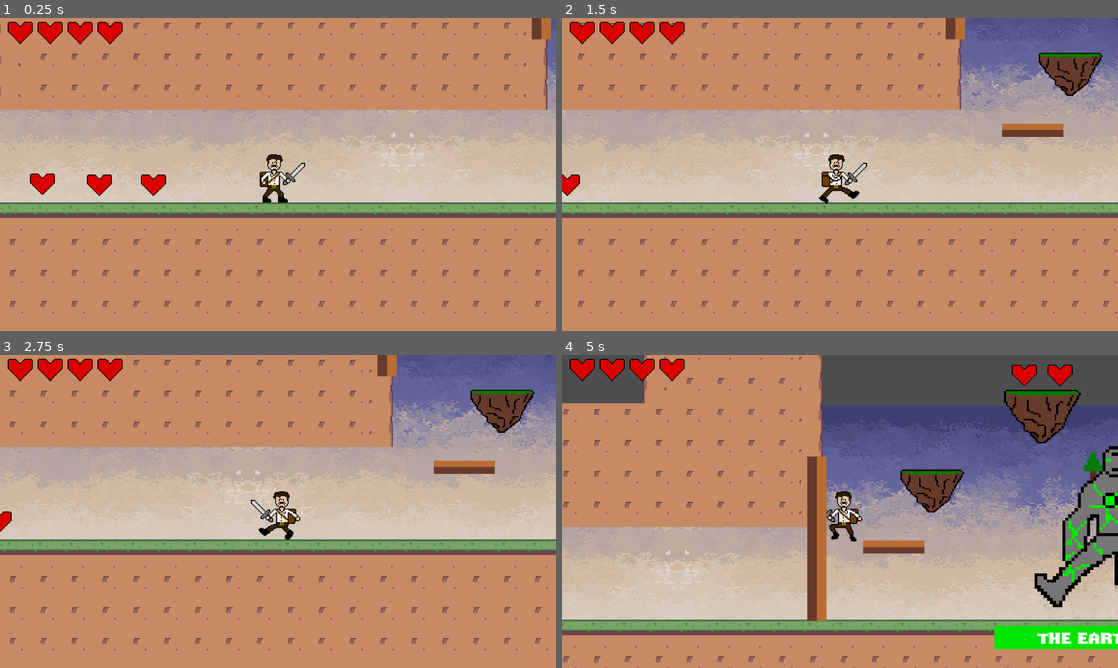
Above: before the commit, frames 1-4 (two rows, left to right).
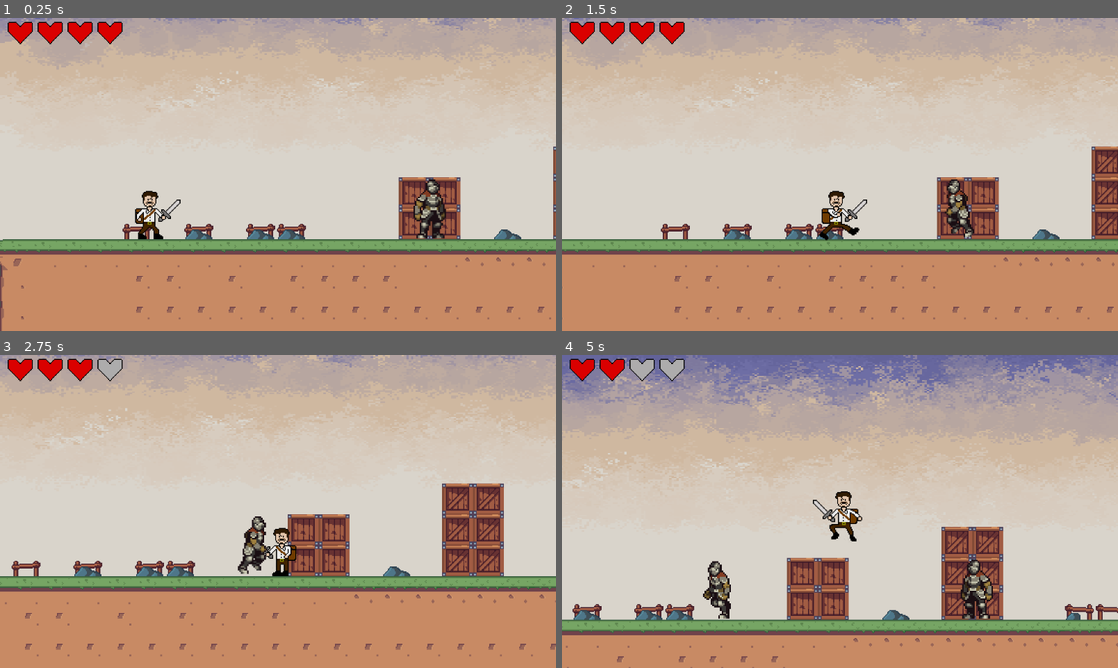
Above: after the commit, the same moments.

Repository: bscott519/ColossalCrisisGame
Game: Godot game, scene res://Scenes/level_5.tscn
Same seed, same stepped clock (60 frames per second), same inputs: the game is played once before the commit and once after it. This scene is started directly instead of the project's main scene. The engine's default icon, where the game draws it, is replaced by a stand-in: a white triangle on a blue panel in a dark square. Sound files missing from this copy of the repository are replaced by a short silence.
Inputs (mouse positions are in pixels of both pictures, inside the frame that each line leads up to):
- Up to frame 1 (0.25 s): no input
- Up to frame 2 (1.5 s): tap Enter (enter) at 0.5, 1.35 s; move the mouse to (962, 158) at 0.52 s; hold D (right) from 0.53 s (still down); click (962, 158) at 0.6 s; tap Space (jump) at 0.77 s; move the mouse to (728, 190) at 1.27 s
- Up to frame 3 (2.75 s): tap Space (jump) at 1.52 s; move the mouse to (333, 442) at 2.02 s; release D (right) at 2.03 s; hold A (left) from 2.03 s (still down); click (333, 442) at 2.1 s
- Up to frame 4 (5 s): move the mouse to (812, 574) at 2.77 s; release A (left) at 2.78 s; hold D (right) 2.78-4.28 s; tap Enter (enter) at 2.85, 4.35 s; tap Space (jump) at 3.02, 3.77, 4.52 s; move the mouse to (1006, 558) at 3.52 s; click (1006, 558) at 3.6 s; move the mouse to (673, 464) at 4.27 s; hold A (left) from 4.28 s (still down)

The runs differ from the first frame. In frame 1, 68% of the frame differs, in the area x 0-100%, y 0-100%; in frame 2, 69%; in frame 3, 69%; in frame 4, 80%.

Commit message:
Update level_5.tscn

Diff:
--- a/Scenes/level_5.tscn
+++ b/Scenes/level_5.tscn
@@ -174,7 +174,7 @@
 shape = SubResource("RectangleShape2D_ft2ke")
 
 [node name="player" parent="." instance=ExtResource("4_fbqnf")]
-position = Vector2(2630, 67)
+position = Vector2(130, 195)
 
 [node name="Camera2D" type="Camera2D" parent="player"]
 zoom = Vector2(2, 2)
